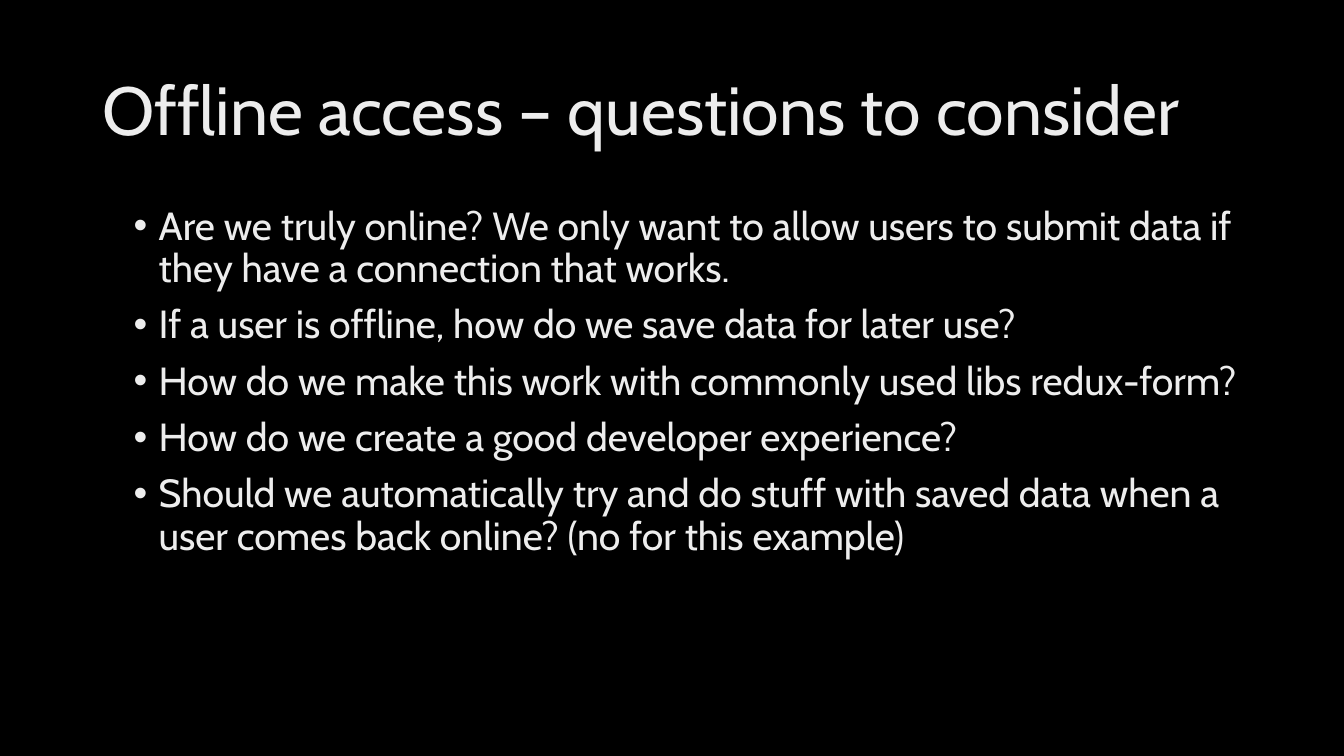
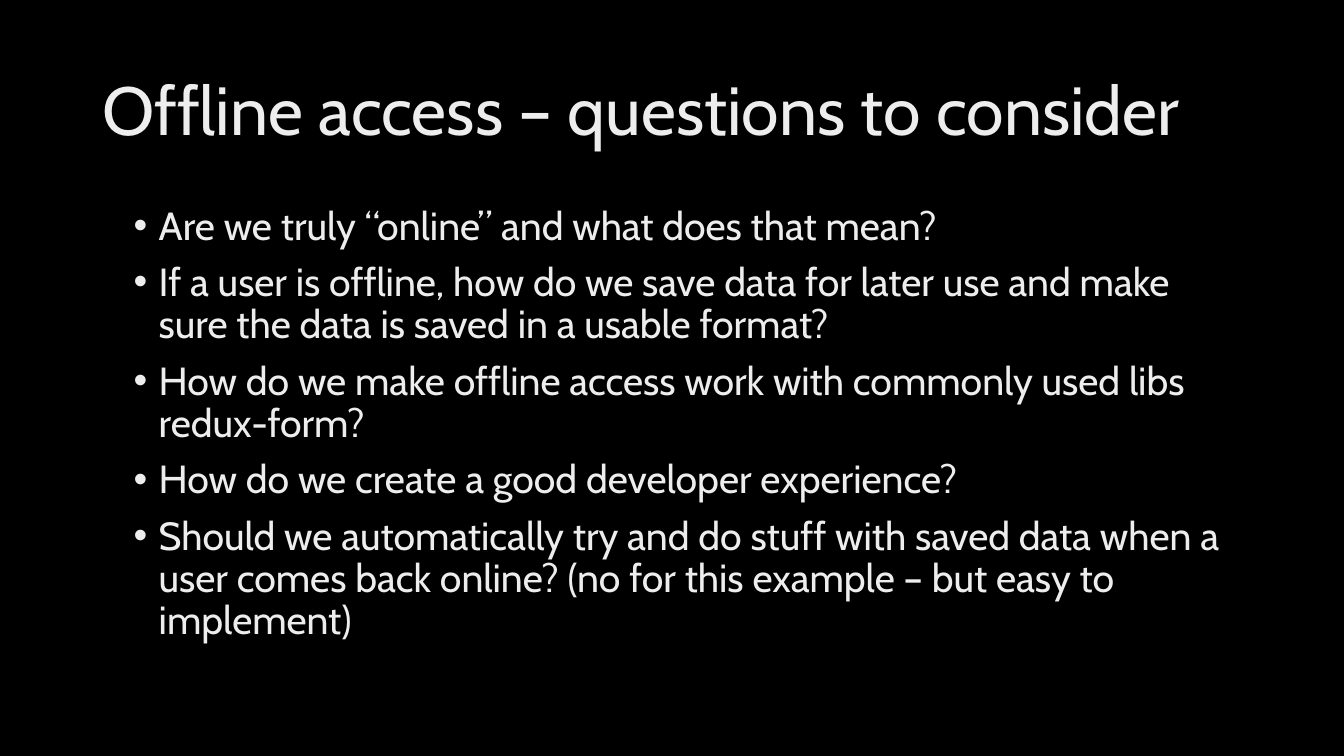
Before and after one commit to kunovsky/reactOfflineTalk, a slide deck: slide 3 of react_offline_talk.pptx. Drawn at 1344x756 pixels with LibreOffice and Linux fonts; fonts in the diff are those of the drawing; background and template pictures are left out. Boxes give left, top, right and bottom in pixels: in the first picture for what was removed or moved away, otherwise in the second. Text is boxed around its words. In the diff, an @@ line names an element or a change of style, - is before the commit and + after.

```diff
--- a/react_offline_talk.pptx
+++ b/react_offline_talk.pptx
@@ text at (159,210,1184,438): text changed @@
-• Are we truly online? We only want to allow users to submit data if they have a connection that works.
-• If a user is offline, how do we save data for later use?
-• How do we make this work with commonly used libs redux-form?
+• Are we truly “online” and what does that mean?
+• If a user is offline, how do we save data for later use and make sure the data is saved in a usable format?
+• How do we make offline access work with commonly used libs redux-form?
@@ text at (159,520,1219,644): text changed @@
-• Should we automatically try and do stuff with saved data when a user comes back online? (no for this example)
+• Should we automatically try and do stuff with saved data when a user comes back online? (no for this example – but easy to implement)
```
Also in this commit, not shown: 3 other slides changed, 2 slides added.
